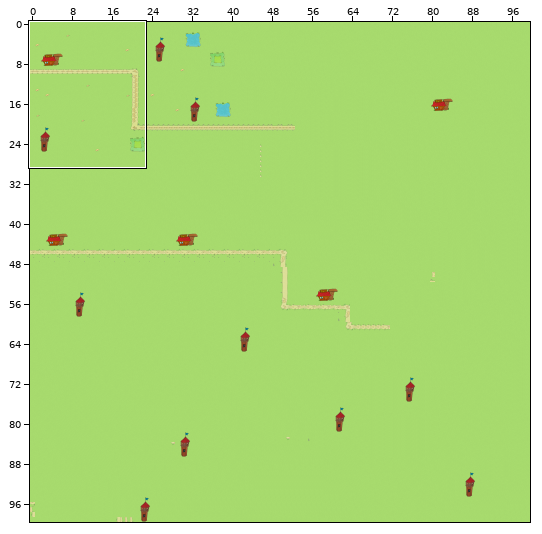
An edit to a level. Tiled map, maps/TestMap1.tmx. Above, an overview of the earlier version with the close-up marked.
Close-up. Before:
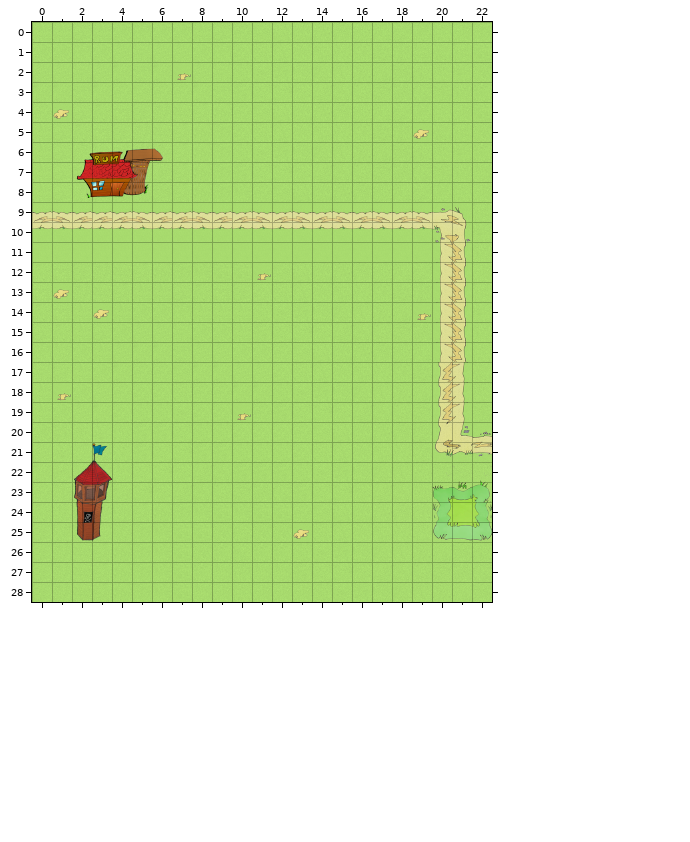
Cells are 50x50 px. Shown: x 0..22, y 0..28.
And afterwards:
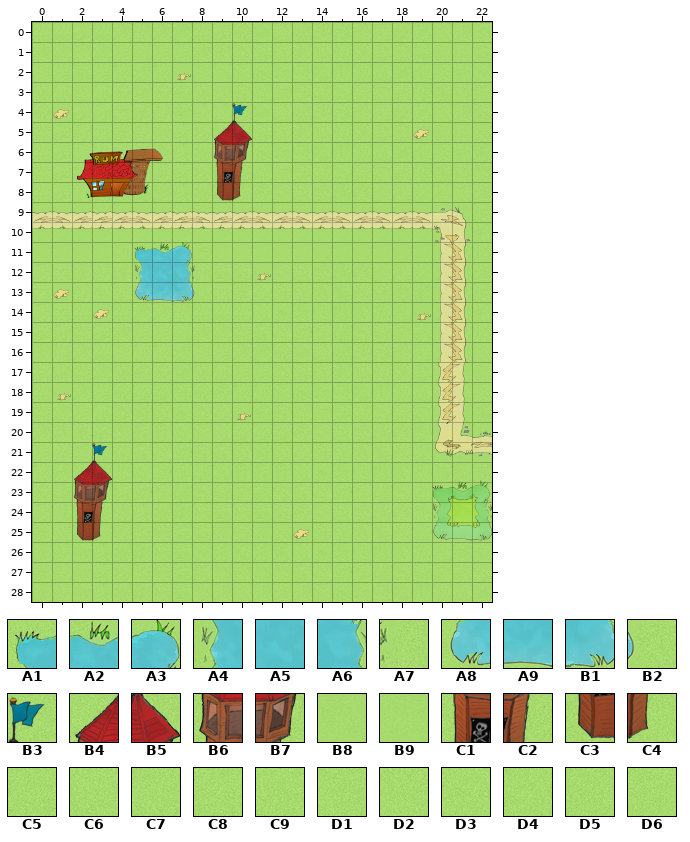
Key: from "green1": A1 26, A2 27, A3 28, A4 46, A5 47, A6 48, A7 49, A8 66, A9 67, B1 68, B2 69, B3 82, B4 101, B5 102, B6 121, B7 122, B8 136, B9 137, C1 141, C2 142, C3 161, C4 162, C5 180, C6 181, C7 182, C8 187, C9 188, D1 189, D2 190, D3 260, D4 280, D5 300, D6 320.
__ is an empty cell.
Tiles replaced or removed in this view: B8, B9, C5, C6, C7, C8, C9, D1, D2, D3, D4, D5, D6.
Tiles of an added or newly shown layer are drawn over the layers below it.
Change:
Changed rows in their new state; .. is an unchanged cell.
Layer "underground" (added):
first column x 5:
 8 .. .. .. .. C3 C4
11 A1 A2 A3 .. .. ..
12 A4 A5 A6 A7 .. ..
13 A8 A9 B1 B2 .. ..
Layer "buildings" (added):
first column x 9:
 4 .. B3
 5 B4 B5
 6 B6 B7
 7 C1 C2
Layer "Tile Layer 1" (removed):
first column x 5:
 4 .. .. .. .. .. __
 5 .. .. .. .. __ __
 6 .. .. .. .. __ __
 7 .. .. .. .. __ __
 8 .. .. .. .. __ __
11 __ __ __ .. .. ..
12 __ __ __ __ .. ..
13 __ __ __ __ .. ..
Boxes around the changes in both close-ups, in picture pixels (x1, y1, x2, y2):
changed: (212, 102, 252, 202)
changed: (132, 242, 211, 302)
